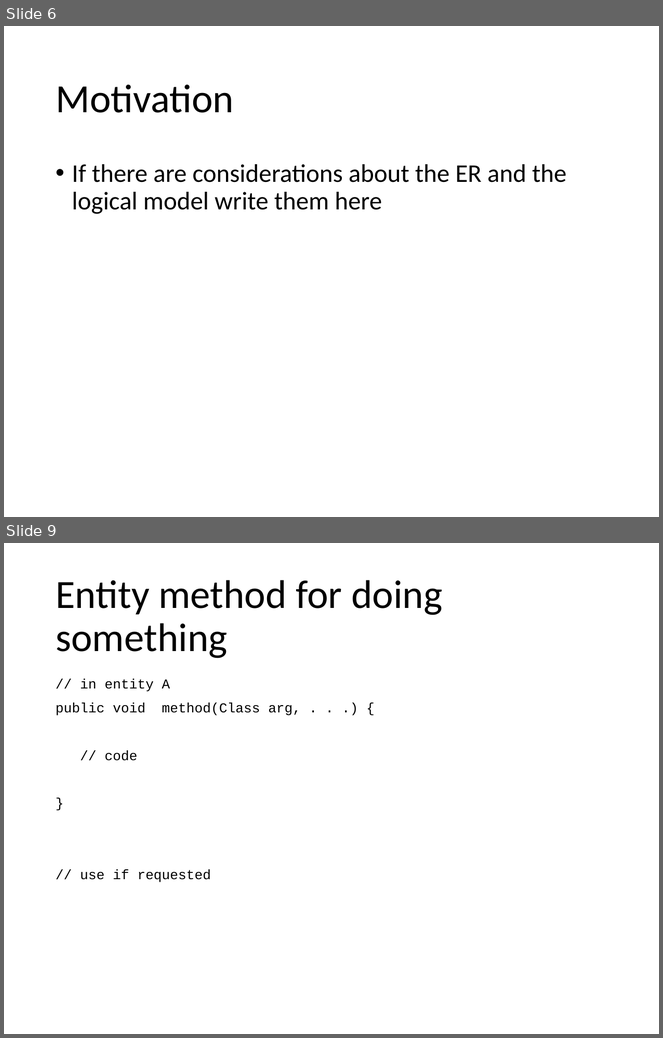
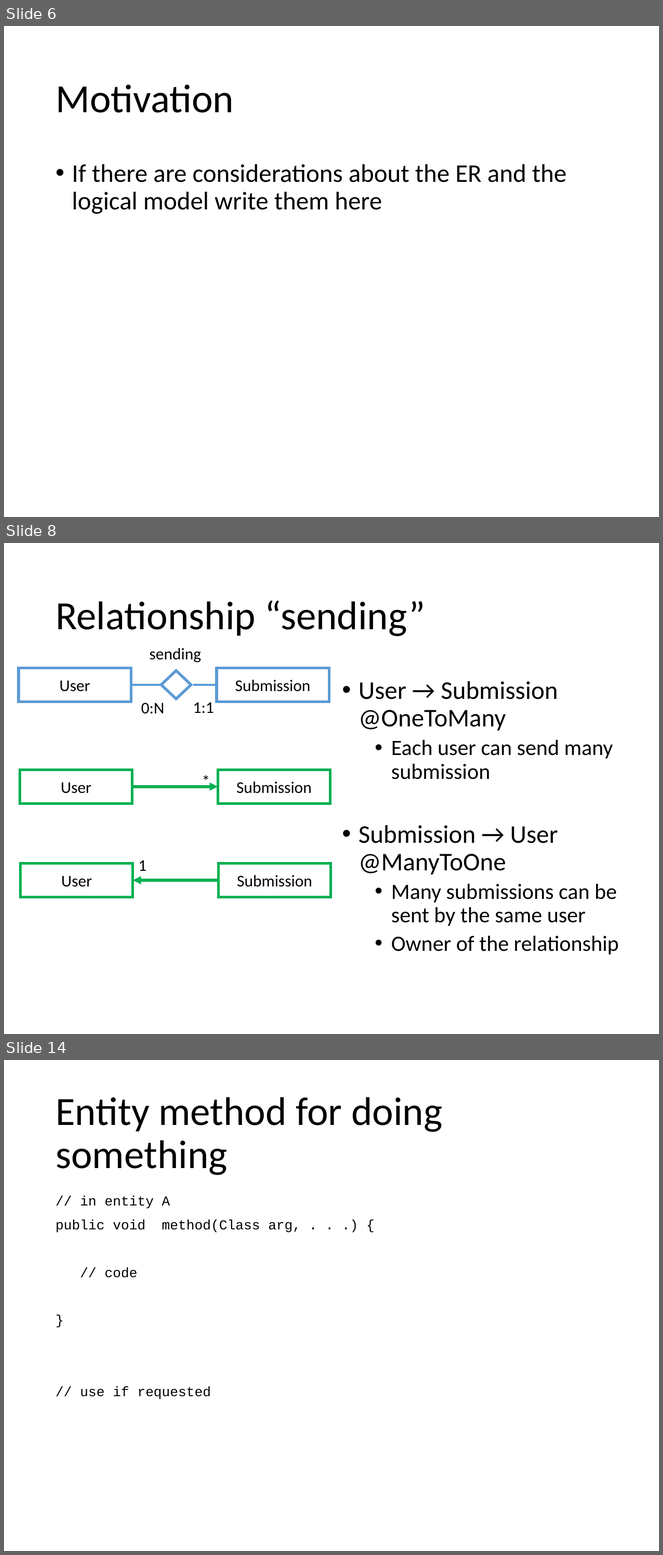
Before and after one commit to Danielededo/Gamified-marketing-application-DB2, a slide deck: Documentation/Presentation.pptx. Shown one above the other, each under a label of ours: slides 6 and 9 before the commit, slides 6, 8 and 14 after it; the slides between them are not shown. The pictures are 663x1038 and 663x1555 pixels, drawn with LibreOffice and Linux fonts; fonts in the diff are those of the drawing. Boxes give left, top, right and bottom in pixels: in the first picture for what was removed or moved away, otherwise in the second. Text is boxed around its words. In the diff, an @@ line names an element or a change of style, - is before the commit and + after.

```diff
--- a/Documentation/Presentation.pptx
+++ b/Documentation/Presentation.pptx
@@ slide 8 added at <box>4,543,659,1034</box>, background #FFFFFF @@
@@ title added at <box>55,600,426,637</box>, 44 pt, text #000000 @@
+Relationship “sending”
@@ text added at <box>150,648,202,663</box>, 18 pt, text #000000 @@
+sending
@@ rectangle added at <box>19,668,131,702</box>, fill #FFFFFF, outline #5B9BD5 3 pt, 18 pt, text #000000 @@
+User
@@ diamond added at <box>161,671,191,700</box>, fill #FFFFFF, outline #5B9BD5 3 pt @@
@@ rectangle added at <box>217,668,330,702</box>, fill #FFFFFF, outline #5B9BD5 3 pt, 18 pt, text #000000 @@
+Submission
@@ text added at <box>359,681,619,955</box>, 24 pt, text #000000 @@
+• User → Submission @OneToMany
+  • Each user can send many submission
+• Submission → User @ManyToOne
+  • Many submissions can be sent by the same user
+  • Owner of the relationship
@@ line added from (161, 685) to (131, 685), #5B9BD5 2.25 pt @@
@@ line added from (217, 685) to (193, 685), #5B9BD5 2.25 pt @@
@@ text added at <box>141,703,165,714</box>, 18 pt, text #000000 @@
+0:N
@@ text added at <box>193,702,214,714</box>, 18 pt, text #000000 @@
+1:1
@@ rectangle added at <box>20,770,132,804</box>, outline #00B050 3 pt, 18 pt, text #000000 @@
+User
@@ text added at <box>195,768,217,794</box>, 18 pt, text #000000 @@
+*
@@ rectangle added at <box>218,770,331,804</box>, outline #00B050 3 pt, 18 pt, text #000000 @@
+Submission
@@ arrow added from (132, 787) to (218, 787), #00B050 3 pt @@
@@ rectangle added at <box>21,863,133,898</box>, outline #00B050 3 pt, 18 pt, text #000000 @@
+User
@@ text added at <box>138,860,146,871</box>, 18 pt, text #000000 @@
+1
@@ rectangle added at <box>218,863,331,898</box>, outline #00B050 3 pt, 18 pt, text #000000 @@
+Submission
@@ arrow added from (218, 880) to (133, 880), #00B050 3 pt @@
@@ what was slide 9 is now slide 14 @@
```
Also in this commit, not shown: 2 slides changed, 4 other slides added.
